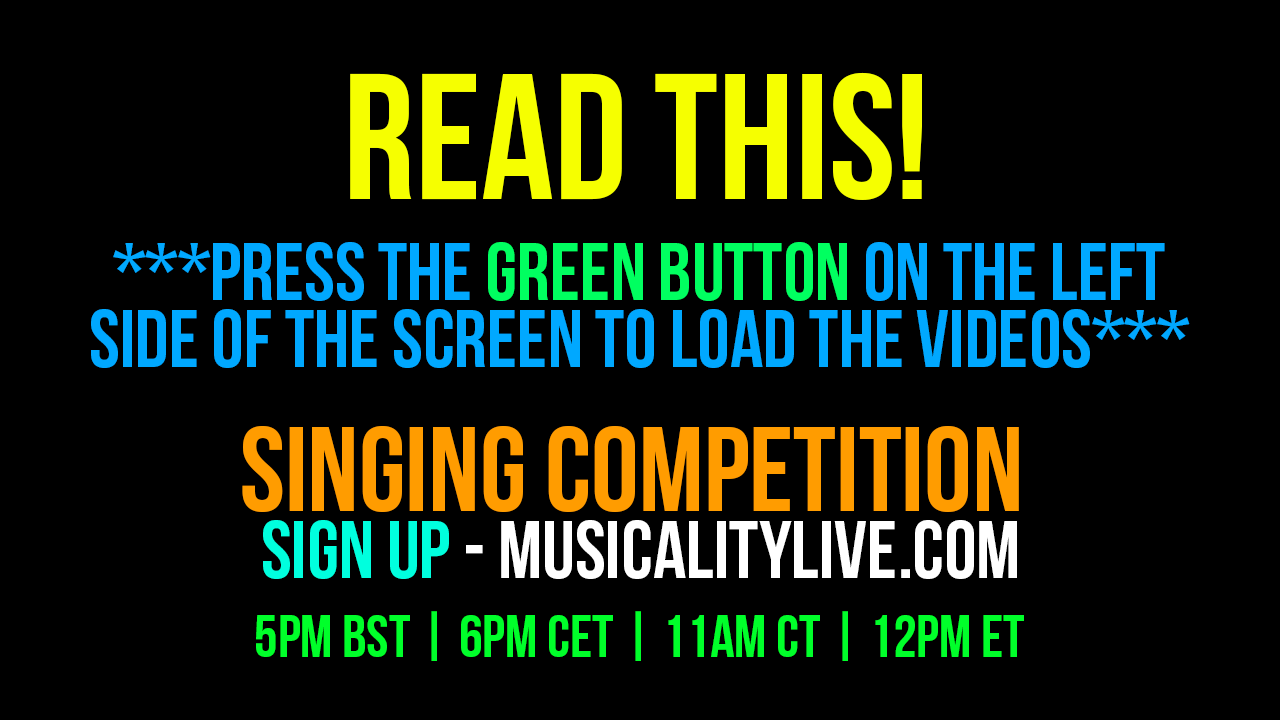
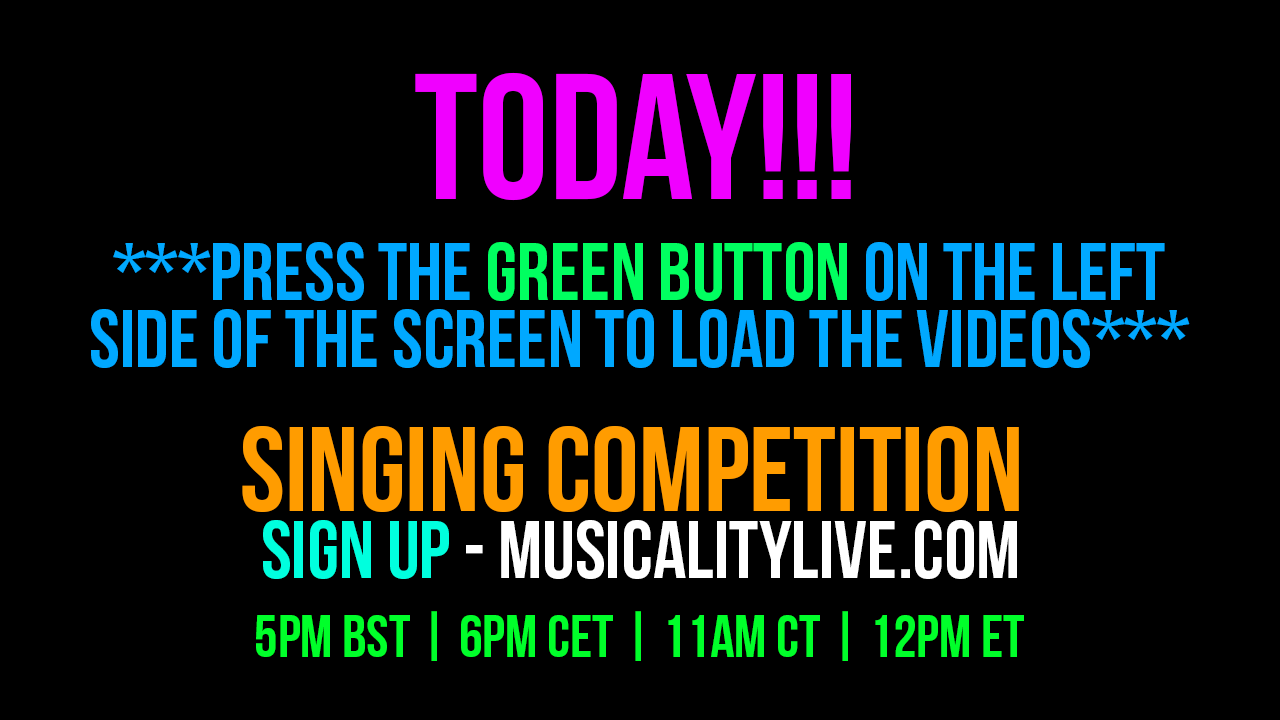
Layers edited between the first and the second (1280, 720) image:
renamed "read this!" to "today!!!", painted on it over [350, 72, 922, 201]
